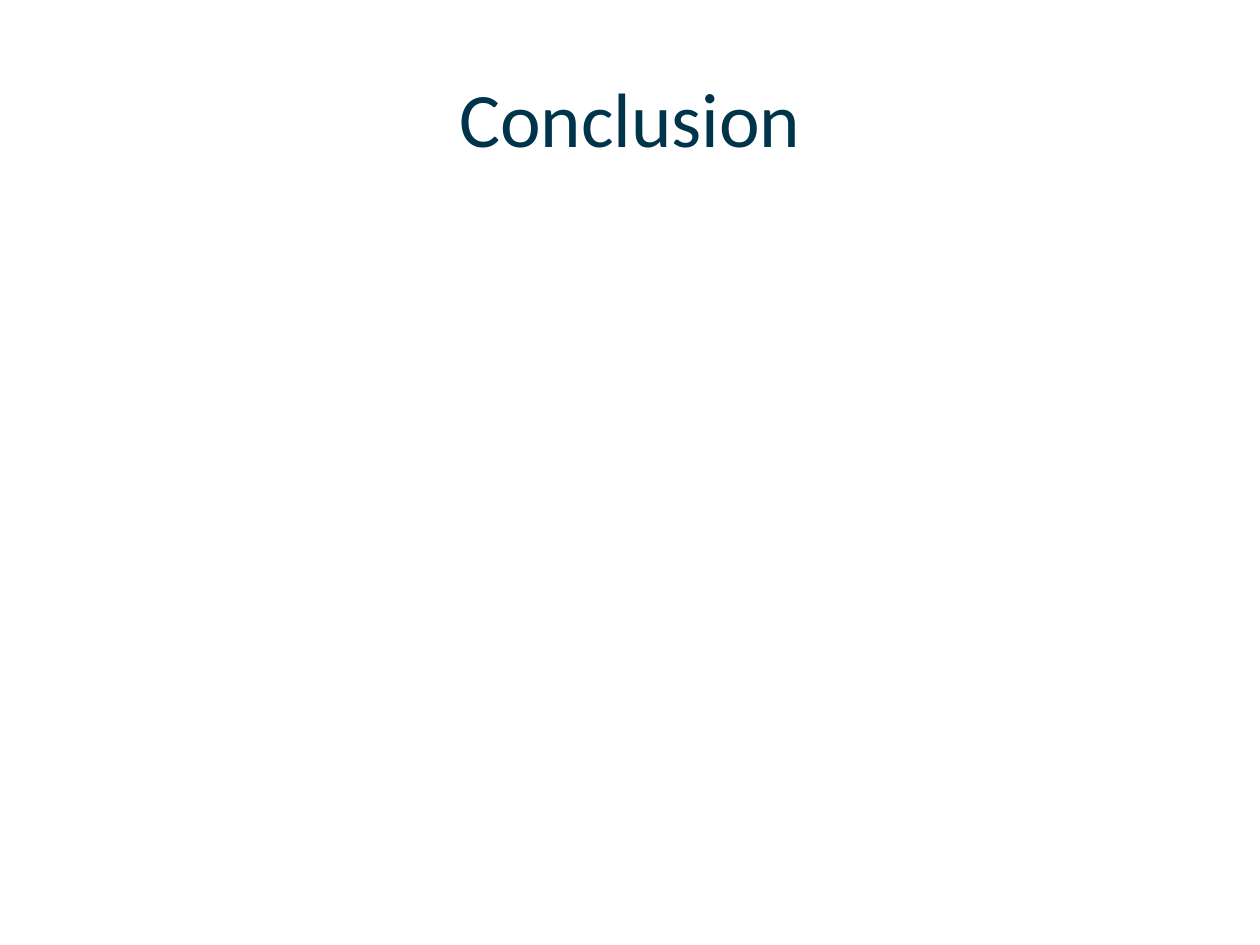
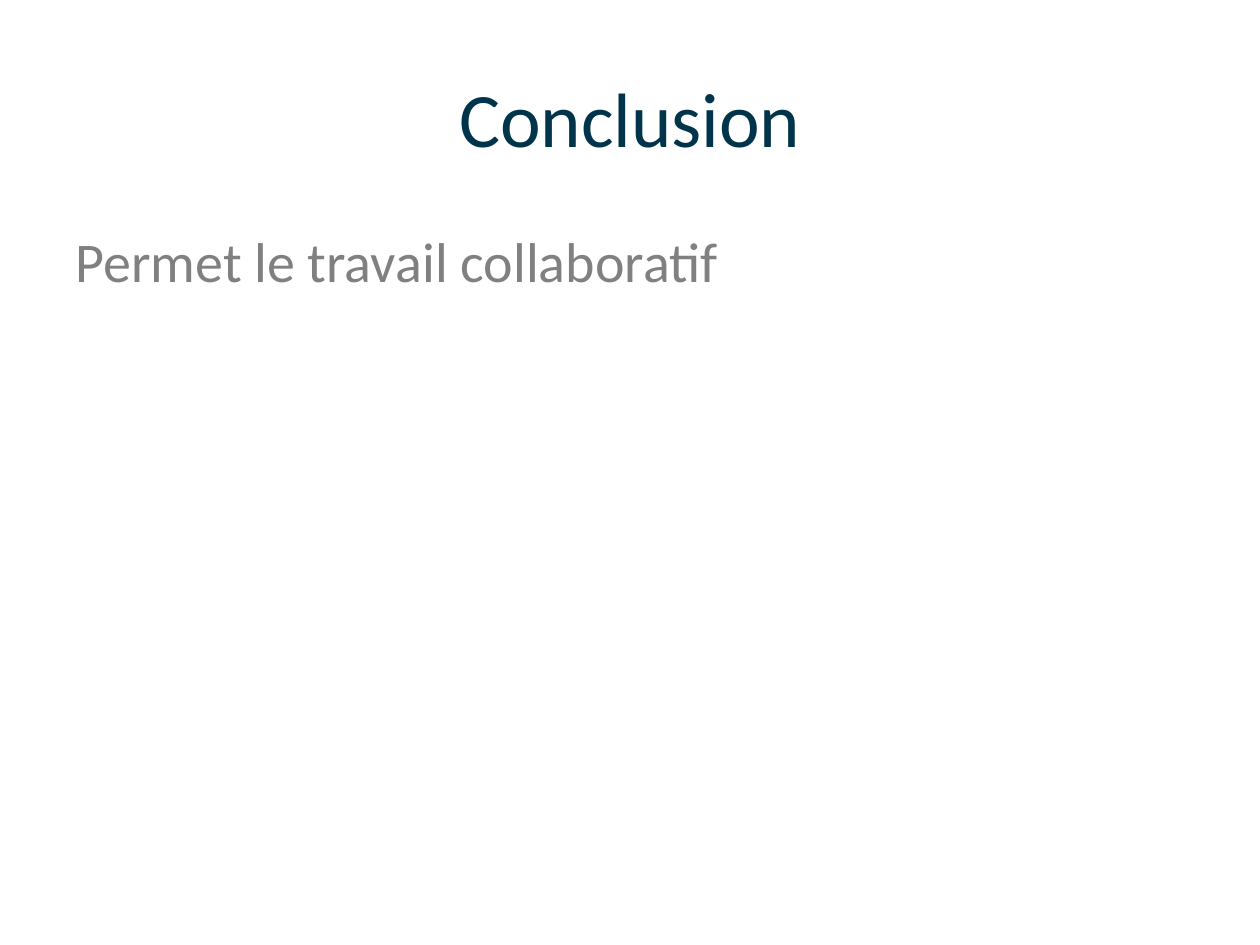
Before and after one commit to CuinierLena/OnlineSynergy, a slide deck: slide 9 of Présentation/Présentation.pptx. Drawn at 1260x945 pixels with LibreOffice and Linux fonts; fonts in the diff are those of the drawing; background and template pictures are left out. Boxes give left, top, right and bottom in pixels: in the first picture for what was removed or moved away, otherwise in the second. Text is boxed around its words. In the diff, an @@ line names an element or a change of style, - is before the commit and + after.

```diff
--- a/Présentation/Présentation.pptx
+++ b/Présentation/Présentation.pptx
@@ text added at box(76, 243, 718, 283), 32 pt, text #808080 @@
+Permet le travail collaboratif
```
Also in this commit, not shown: 2 other slides changed.
